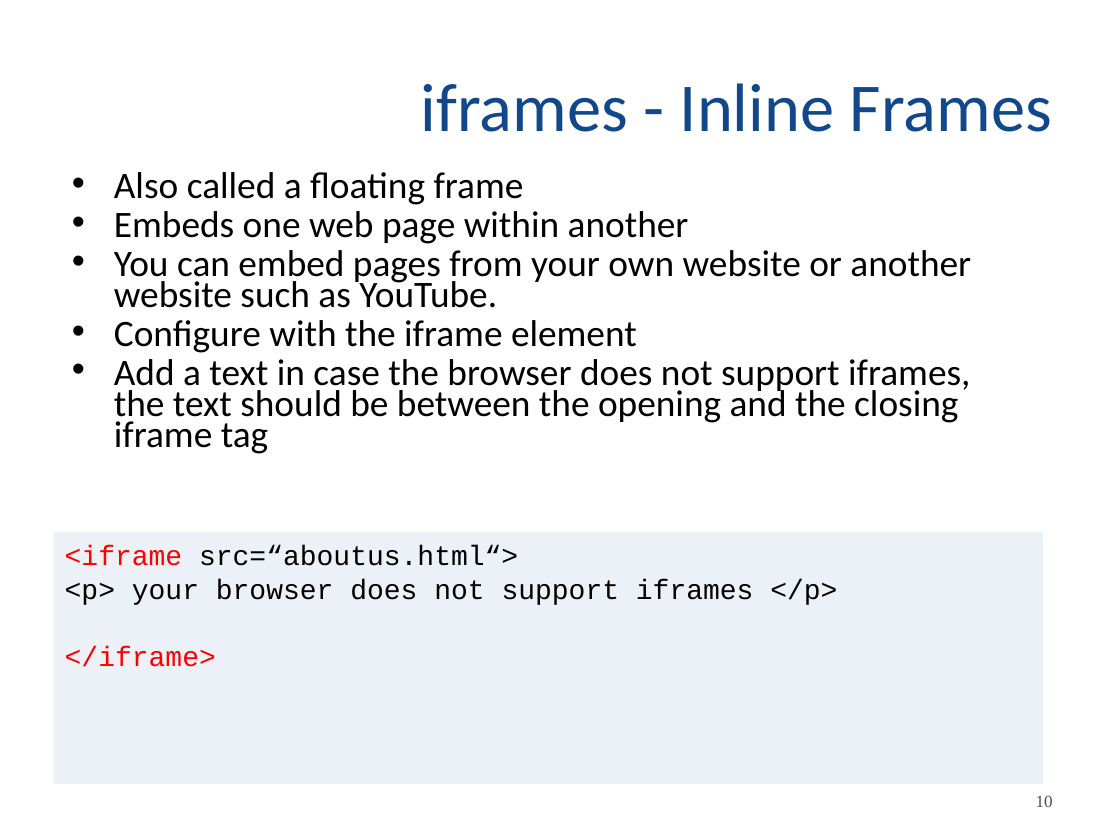
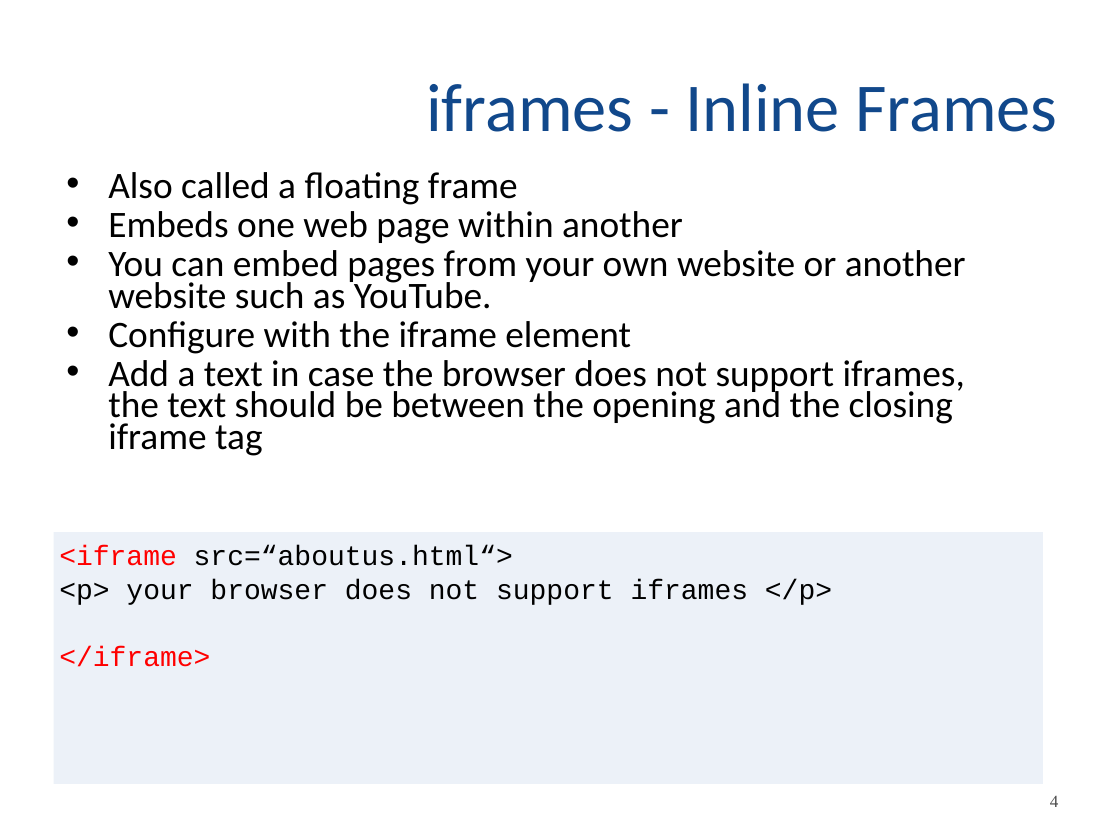
Before and after one commit to amogbil/PSU-webdev, a slide deck: slide 4 of Slides/Lecture10-imgMaps-iframe-audio-video.pptx (slide 10 before the commit). Drawn at 1120x840 pixels with LibreOffice and Linux fonts; fonts in the diff are those of the drawing. Boxes give left, top, right and bottom in pixels: in the first picture for what was removed or moved away, otherwise in the second. Text is boxed around its words. In the diff, an @@ line names an element or a change of style, - is before the commit and + after.

```diff
--- a/Slides/Lecture10-imgMaps-iframe-audio-video.pptx
+++ b/Slides/Lecture10-imgMaps-iframe-audio-video.pptx
@@ title "iframes - Inline Frames" at box(426, 83, 1057, 132): text colour #11478B to #11488B @@
@@ text "Also called a floating frame": place and size @@
-text "Also called a floating frame" at box(114, 172, 971, 454)
+text "Also called a floating frame" at box(108, 172, 966, 456)
@@ text "<iframe src=“aboutus.html“>": place and size @@
-text "<iframe src=“aboutus.html“>" at box(54, 532, 1043, 784)
+text "<iframe src=“aboutus.html“>" at box(59, 545, 832, 667)
@@ text "<iframe src=“aboutus.html“>" at box(59, 545, 832, 667): fill #DCE6F2 at 52% opacity to none @@
@@ rectangle added at box(54, 532, 1043, 784), fill #DCE6F2 at 52% opacity @@
@@ page number removed at box(1036, 795, 1053, 807) @@
-10
@@ page number added at box(1050, 796, 1059, 807), 11 pt, text #4D4D4D @@
+4
```
Also in this commit, not shown: 12 other slides changed, 6 slides removed.
